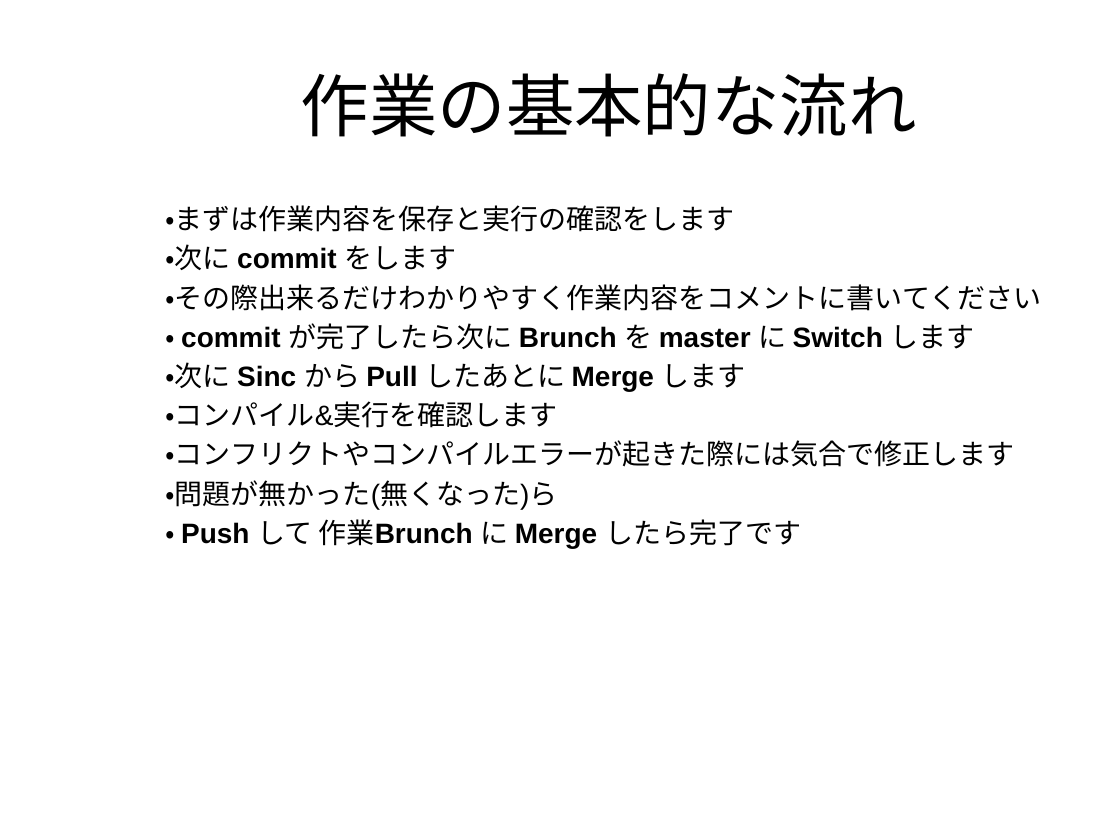
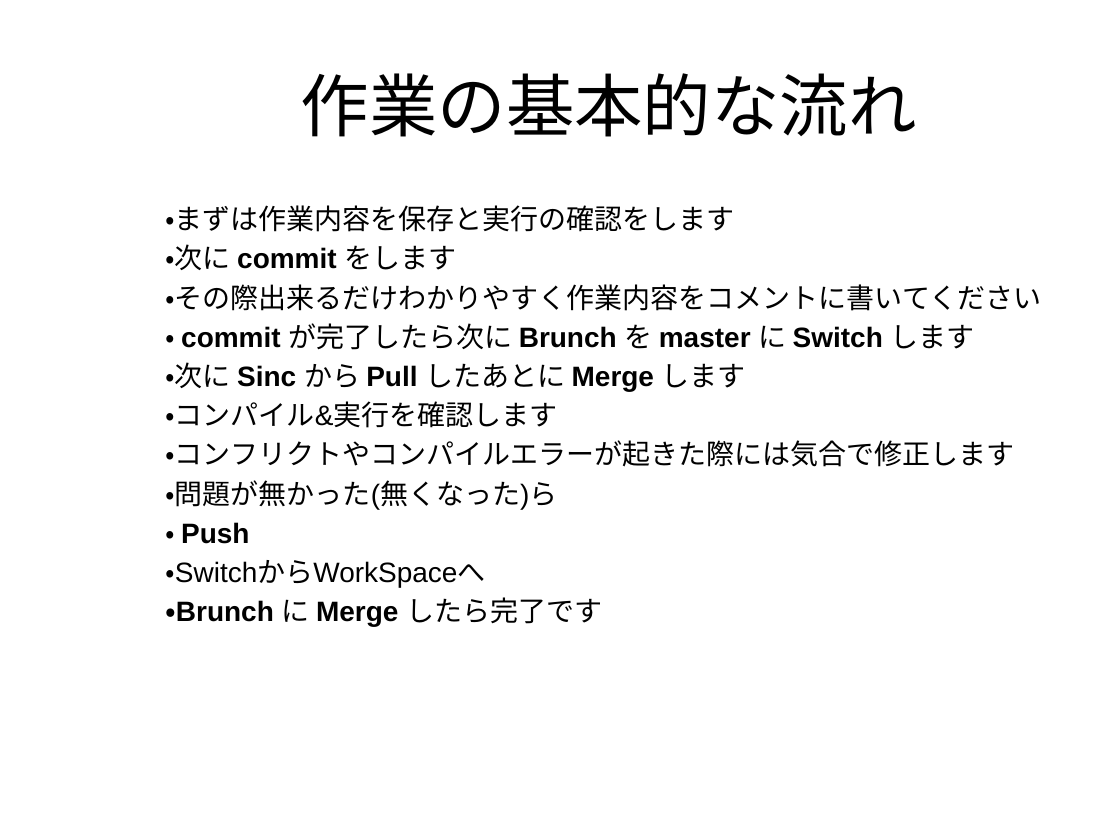
Before and after one commit to xtatrax/oldPrj-SchoolTask_BomberProject-public, a slide deck: slide 2 of Document/Git.pptx. Drawn at 1120x840 pixels with LibreOffice and Linux fonts; fonts in the diff are those of the drawing; background and template pictures are left out. Boxes give left, top, right and bottom in pixels: in the first picture for what was removed or moved away, otherwise in the second. Text is boxed around its words. In the diff, an @@ line names an element or a change of style, - is before the commit and + after.

```diff
--- a/Document/Git.pptx
+++ b/Document/Git.pptx
@@ text at box(165, 522, 602, 626): text changed; bold off @@
-・ Push して 作業Brunch に Merge したら完了です
+・ Push
+・SwitchからWorkSpaceへ
+・Brunch に Merge したら完了です
```
Also in this commit, not shown: 3 other files.
